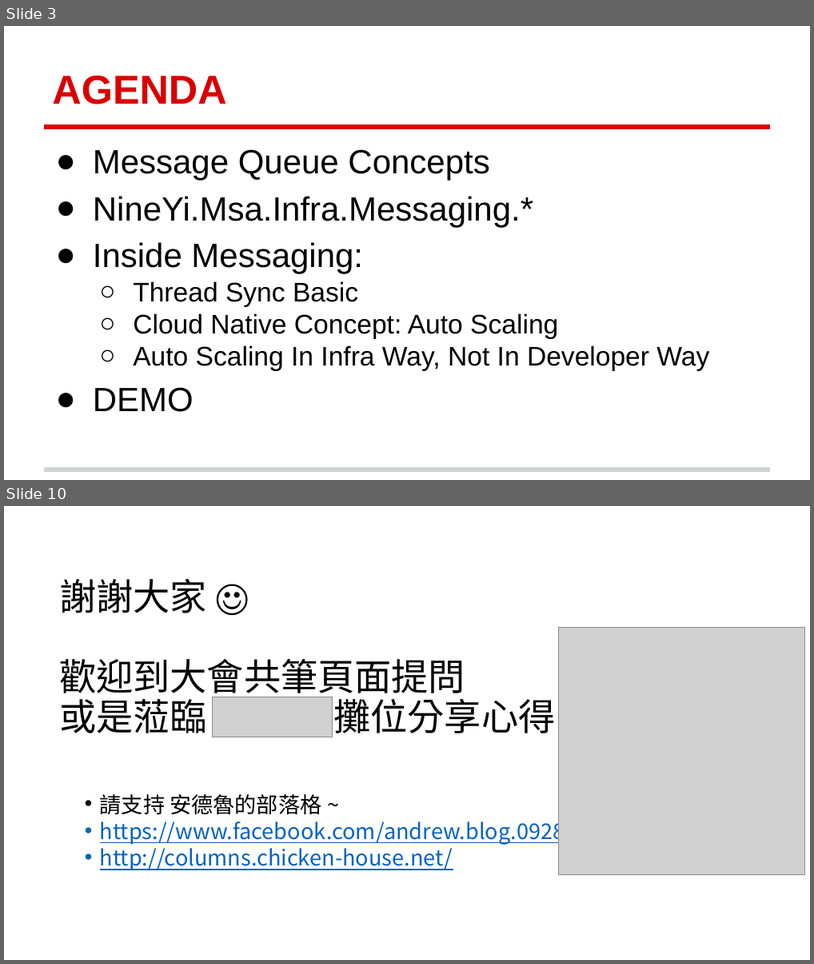
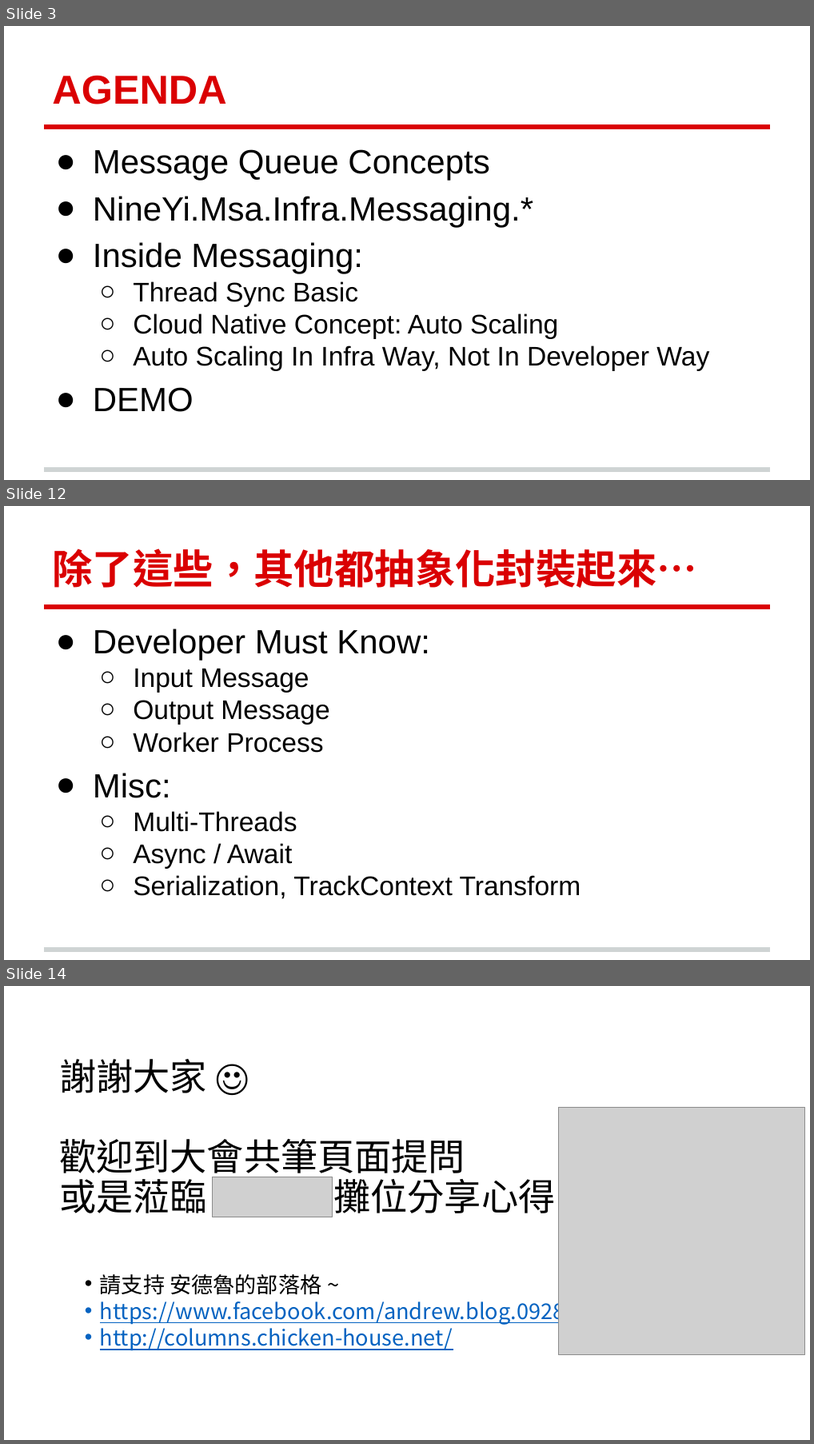
Before and after one commit to andrew0928/Meetup, a slide deck: 20190123.MessageQueueRPC/91APP-MessageQueueRPC-20190123.pptx. Shown one above the other, each under a label of ours: slides 3 and 10 before the commit, slides 3, 12 and 14 after it; the slides between them are not shown. The pictures are 814x964 and 814x1444 pixels, drawn with LibreOffice and Linux fonts; fonts in the diff are those of the drawing; grey boxes stand for pictures; background and template pictures are left out. Boxes give left, top, right and bottom in pixels: in the first picture for what was removed or moved away, otherwise in the second. Text is boxed around its words. In the diff, an @@ line names an element or a change of style, - is before the commit and + after.

```diff
--- a/20190123.MessageQueueRPC/91APP-MessageQueueRPC-20190123.pptx
+++ b/20190123.MessageQueueRPC/91APP-MessageQueueRPC-20190123.pptx
@@ slide 12 added at (4, 506, 810, 960), background #FFFFFF; not listed: 2 template elements that a slide beside it also shows @@
@@ title added at (52, 548, 697, 588), 36 pt, text #DA0002, bold @@
+除了這些，其他都抽象化封裝起來…
@@ text added at (93, 628, 582, 899), 24 pt, text #000000 @@
+● Developer Must Know:
+  ○ Input Message
+  ○ Output Message
+  ○ Worker Process
+● Misc:
+  ○ Multi-Threads
+  ○ Async / Await
+  ○ Serialization, TrackContext Transform
@@ what was slide 10 is now slide 14 @@
```
Also in this commit, not shown: 1 slide changed, 7 other slides added, 4 slides removed.
